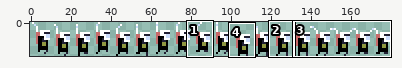
Sprite sheet -- assets/player/player_jetpack.png. Above, an overview of the earlier version with the close-up marked.
Close-up. Old version:
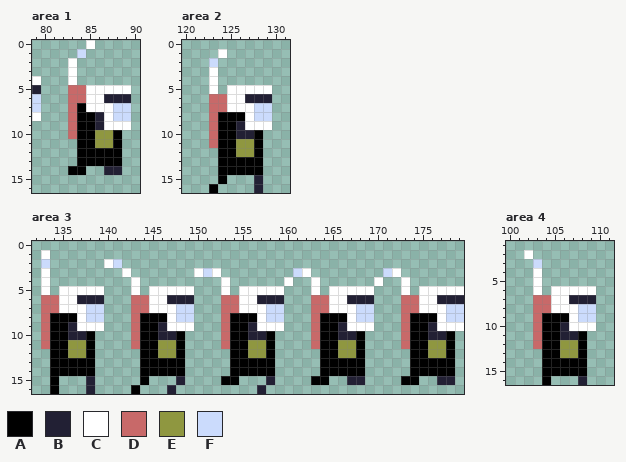
The file is 180x17 pixels. Colours within 5 levels of each other are drawn and written as one. Shown: area 1: x 79..90, y 0..16; area 2: x 120..131, y 0..16; area 3: x 132..179, y 0..16; area 4: x 100..111, y 1..16. The commit also changed other parts of the picture, which this record leaves out.
Palette (. is transparent): A #000000  B #222034  C #ffffff  D #c86969  E #8f9740  F #cbdbfc
Pixels before, area 1, first column x 79:
 0 ......C....
 1 .....F.....
 2 ....C......
 3 ....C......
 4 C...C......
 5 B...DDCCCCC
 6 F...DDCCBBB
 7 F...DACCCFF
 8 C...DAABCFF
 9 ....DAABCCC
10 ....DAAEEA.
11 .....AAEEA.
12 .....AAAAA.
13 .....AAAAA.
14 ....AA..BB.
Pixels before, area 2, first column x 123:
 1 .C.....
 2 F......
 3 C......
 4 C......
 5 C.CCCCC
 6 DDCCBBB
 7 DDCCCFF
 8 DAAACFF
 9 DAABCCC
10 DAABBA.
11 DAAEEA.
12 .AAEEA.
13 .AAAAA.
14 .AAAAA.
15 .A...B.
16 A....B.
Pixels before, area 3, first column x 133:
 1 C..............................................
 2 F......CF......................................
 3 C........C.......CFC........FC........FC.......
 4 C.........C.........C......C..C......C..C......
 5 C.CCCCC...C.CCCCC...C.CCCCC...C.CCCCC...C.CCCCC
 6 DDCCBBB...DDCCBBB...DDCCBBB...DDCCBBB...DDCCBBB
 7 DDCCCFF...DDCCCFF...DDCCCFF...DDCCCFF...DDCCCFF
 8 DAAACFF...DAAACFF...DAAACFF...DAAACFF...DAAACFF
 9 DAABCCC...DAABCCC...DAABCCC...DAABCCC...DAABCCC
10 DAABBA....DAABBA....DAABBA....DAABBA....DAABBA.
11 DAAEEA....DAAEEA....DAAEEA....DAAEEA....DAAEEA.
12 .AAEEA.....AAEEA.....AAEEA.....AAEEA.....AAEEA.
13 .AAAAA.....AAAAA.....AAAAA.....AAAAA.....AAAAA.
14 .AAAAA.....AAAAA.....AAAAA.....AAAAA.....AAAAA.
15 .A...B.....A...B....AA...B....AA..BB....AA..BB.
16 .A...B....A...B.........B......................
Pixels before, area 4, first column x 102:
 2 C.......
 3 .F......
 4 .C......
 5 .C......
 6 .C.CCCCC
 7 .DDCCBBB
 8 .DDCCCFF
 9 .DAAACFF
10 .DAABCCC
11 .DAABBA.
12 .DAAEEA.
13 ..AAEEA.
14 ..AAAAA.
15 ..AAAAA.
16 ..A...B.
New version:
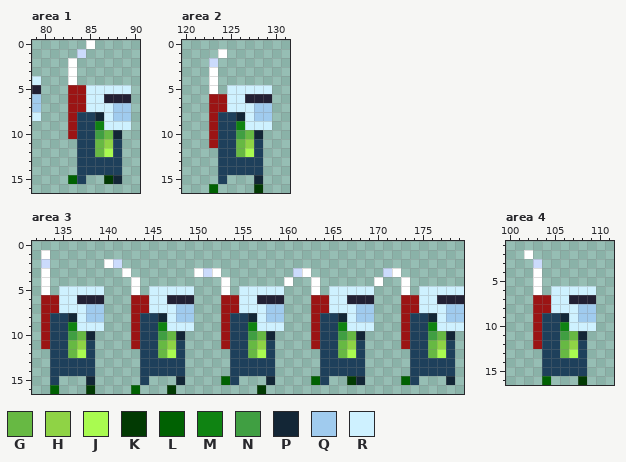
Colours new in this view: G #67b943  H #8fd345  J #a9fb50  K #023a03  L #006102  M #0f8312  N #409f42  P #132636  Q #a0cbee  R #cef1ff
Difference:
colour A: #000000 -> #1e405b
colour D: #c86969 -> #9b1414
Changed rows in their new state; - is a pixel that keeps its letter.
Area 1:
first column x 79:
 4 R----------
 5 ------RRRRR
 6 Q-----RR---
 7 Q----DRRRQQ
 8 R------PRQQ
 9 -------MRRR
10 -------NGP-
11 -------GH--
12 -------GJ--
14 ----.-AAAA-
15 ----LA--KP-
Area 2:
first column x 123:
 5 --RRRRR
 6 --RR---
 7 --RRRQQ
 8 ---PRQQ
 9 ---MRRR
10 ---NGP-
11 ---GH--
12 ---GJ--
15 -----P-
16 L----K-
Area 3:
first column x 134:
 5 -RRRRR-----RRRRR-----RRRRR-----RRRRR-----RRRRR
 6 -RR--------RR--------RR--------RR--------RR---
 7 -RRRQQ-----RRRQQ-----RRRQQ-----RRRQQ-----RRRQQ
 8 --PRQQ------PRQQ------PRQQ------PRQQ------PRQQ
 9 --MRRR------MRRR------MRRR------MRRR------MRRR
10 --NGP-------NGP-------NGP-------NGP-------NGP-
11 --GH--------GH--------GH--------GH--------GH--
12 --GJ--------GJ--------GJ--------GJ--------GJ--
15 ----P---------P----L----P----L---KP----L---.P-
16 L---K----L---K---------K----------------------
Area 4:
first column x 104:
 6 -RRRRR
 7 -RR---
 8 -RRRQQ
 9 --PRQQ
10 --MRRR
11 --NGP-
12 --GH--
13 --GJ--
16 L---K-
